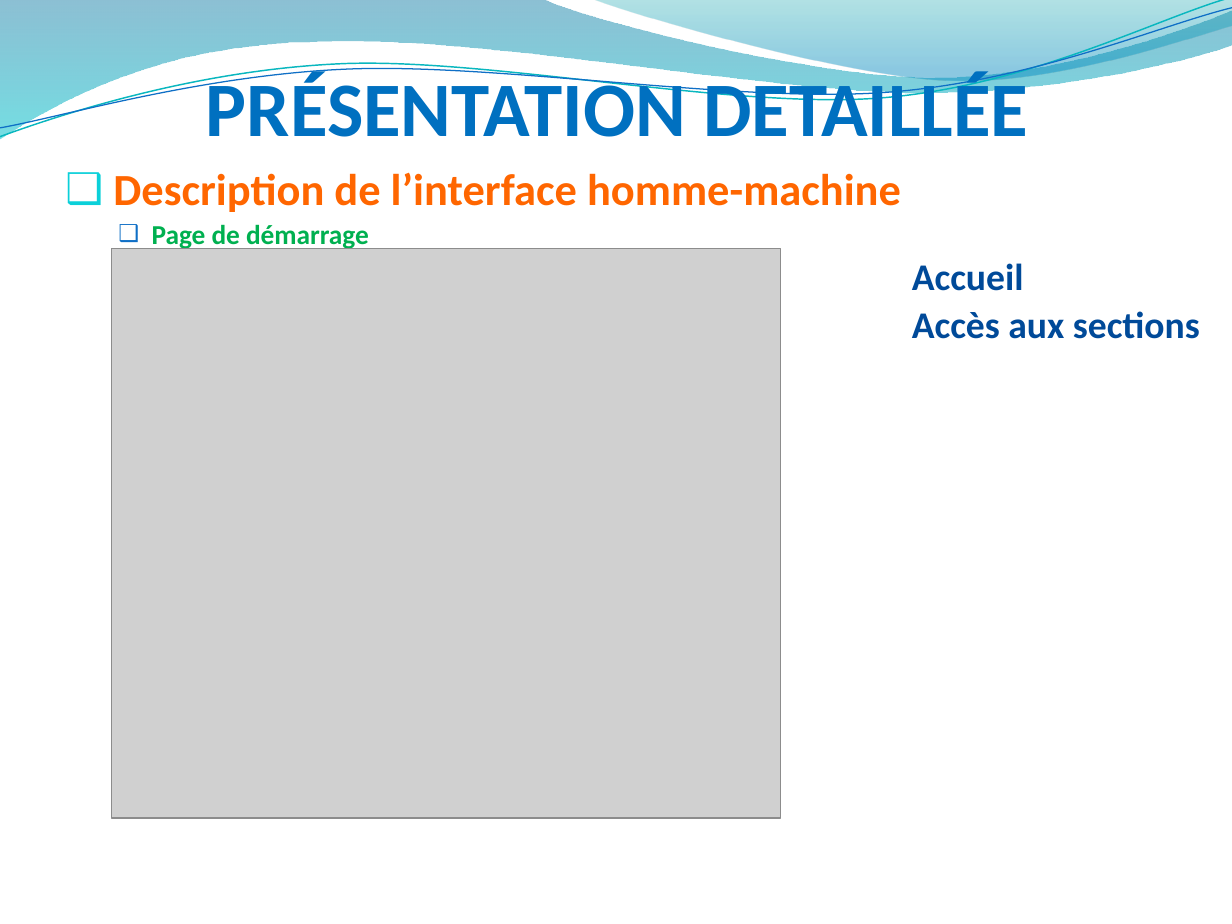
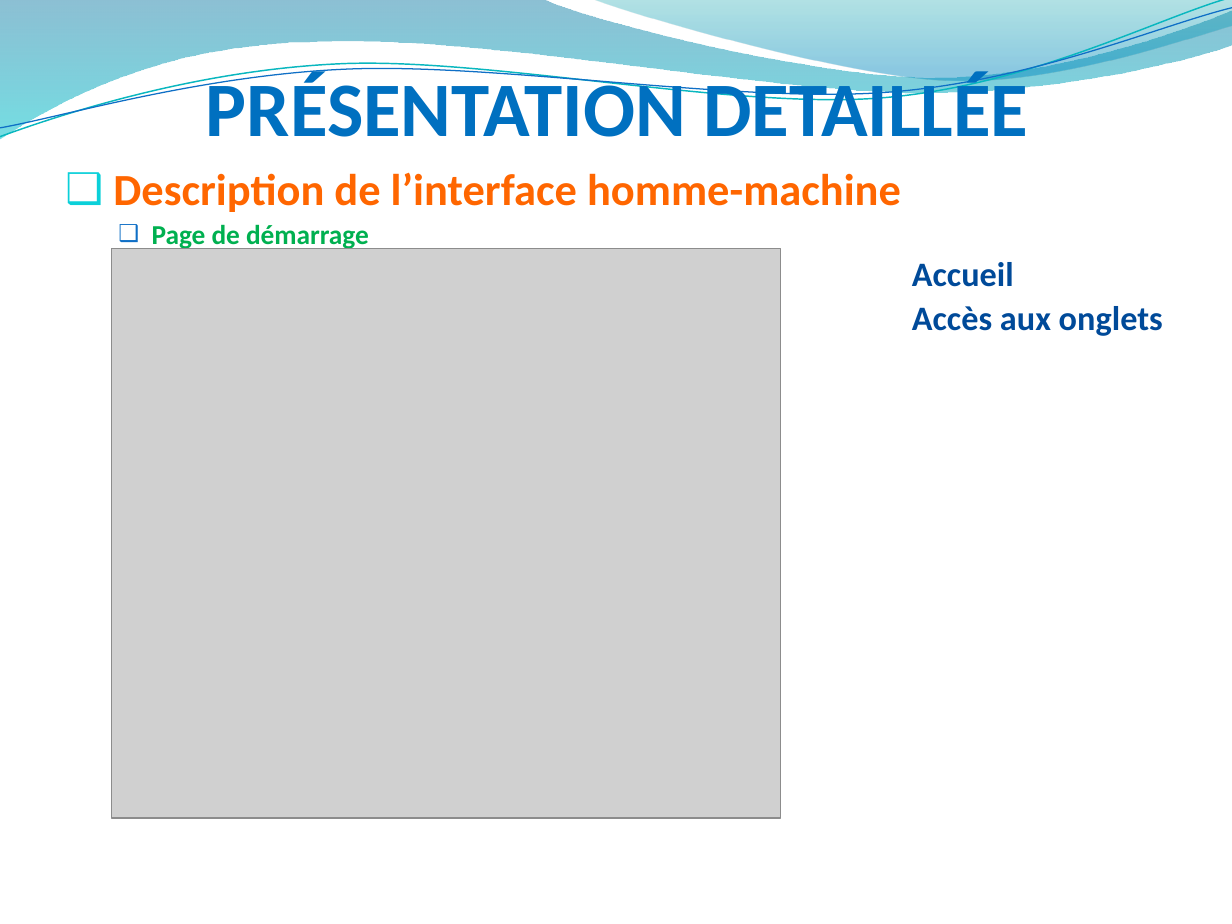
Before and after one commit to hardware/AscenseurPoissons, a slide deck: slide 19 of REVUES/REVUE ANALYSE/RevueAnalysePPT.pptx. Drawn at 1232x924 pixels with LibreOffice and Linux fonts; fonts in the diff are those of the drawing; grey boxes stand for pictures; background and template pictures are left out. Boxes give left, top, right and bottom in pixels: in the first picture for what was removed or moved away, otherwise in the second. Text is boxed around its words. In the diff, an @@ line names an element or a change of style, - is before the commit and + after.

```diff
--- a/REVUES/REVUE ANALYSE/RevueAnalysePPT.pptx
+++ b/REVUES/REVUE ANALYSE/RevueAnalysePPT.pptx
@@ text at box(912, 262, 1014, 287): size 22 to 20 pt in "Accueil" @@
@@ text at box(912, 306, 1163, 336): text changed; size 22 to 20 pt @@
-                Accès aux sections
+                Accès aux onglets
```
Also in this commit, not shown: 13 other slides changed, 1 other file.
